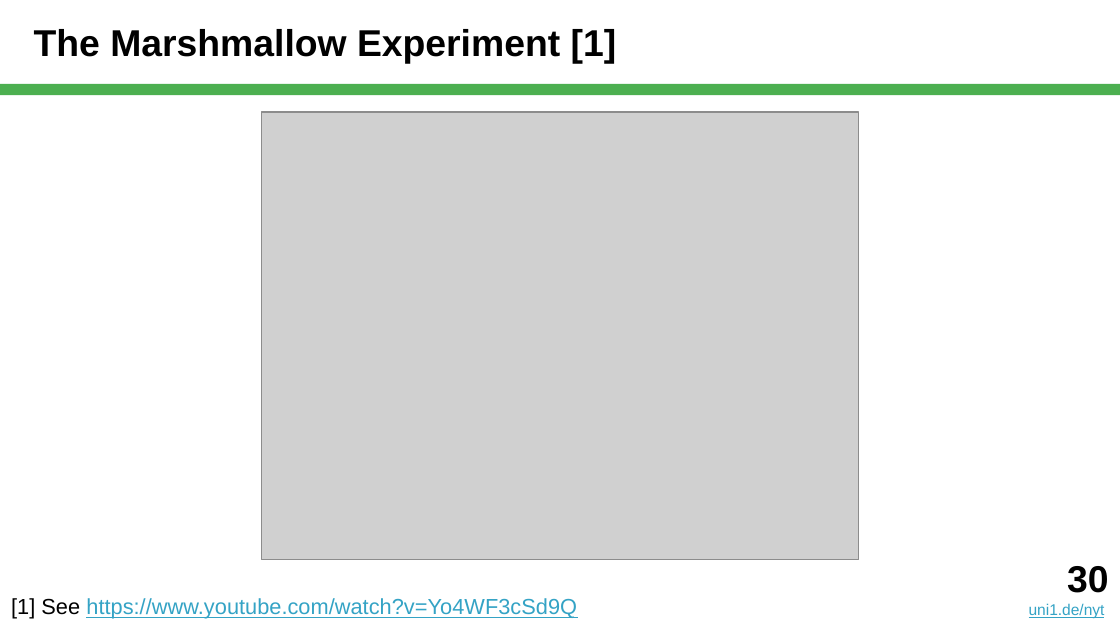
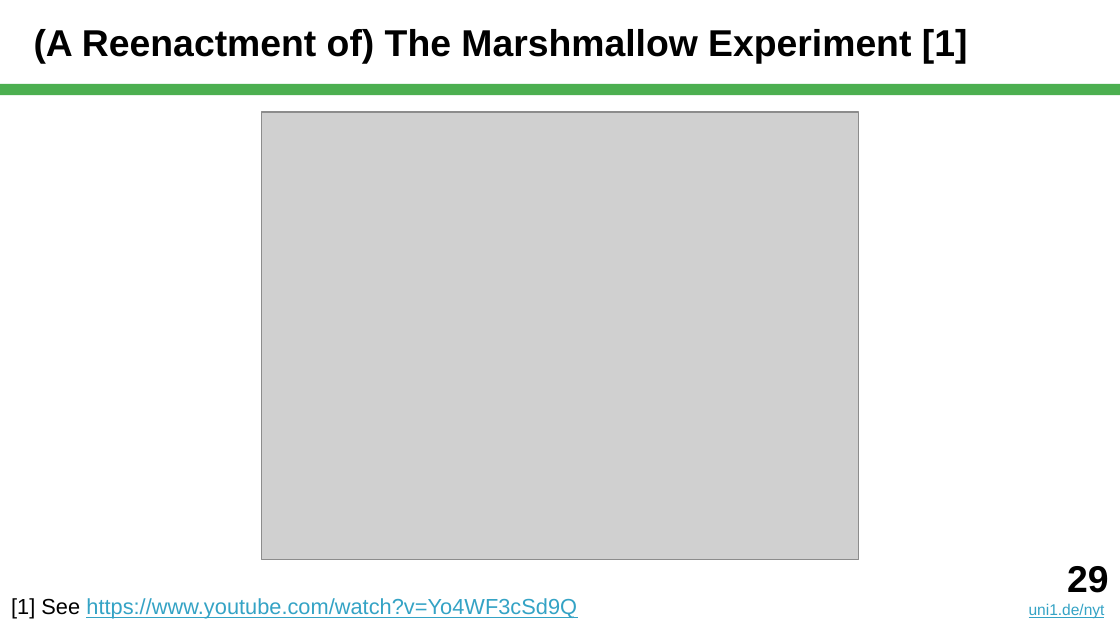
Before and after one commit to dirkriehle/nyt-course, a slide deck: slide 29 of Lecture slides/NYT B02 - Scientific Research.pptx (slide 30 before the commit). Drawn at 1120x630 pixels with LibreOffice and Linux fonts; fonts in the diff are those of the drawing; grey boxes stand for pictures. Boxes give left, top, right and bottom in pixels: in the first picture for what was removed or moved away, otherwise in the second. Text is boxed around its words. In the diff, an @@ line names an element or a change of style, - is before the commit and + after.

```diff
--- a/Lecture slides/NYT B02 - Scientific Research.pptx
+++ b/Lecture slides/NYT B02 - Scientific Research.pptx
@@ title at <box>34,29,968,64</box>: text changed @@
-The Marshmallow Experiment [1]
+(A Reenactment of) The Marshmallow Experiment [1]
@@ text at <box>1067,566,1108,593</box>: text changed @@
-30
+29
```
Also in this commit, not shown: 9 other slides changed, 1 slide removed, 1 other file.
